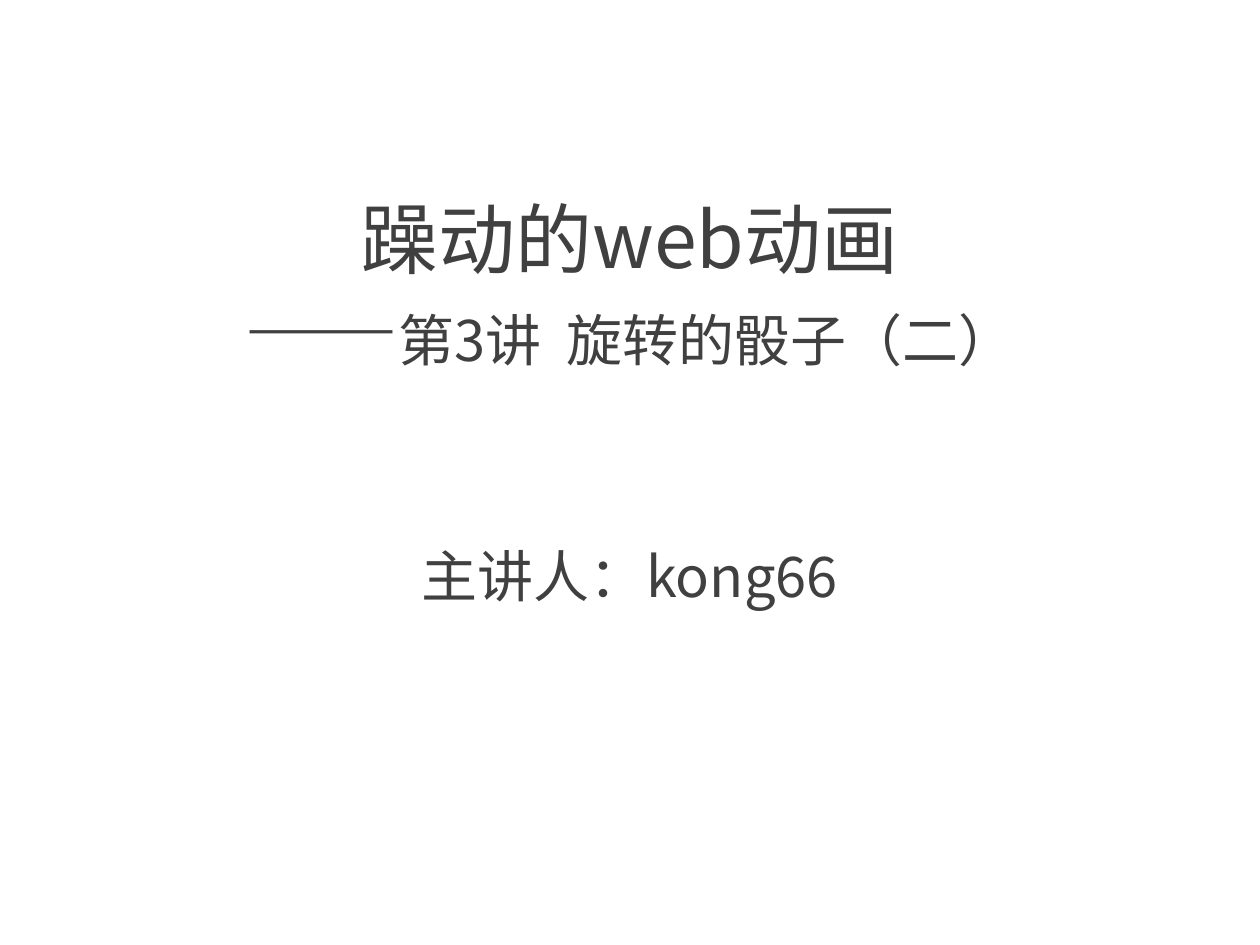
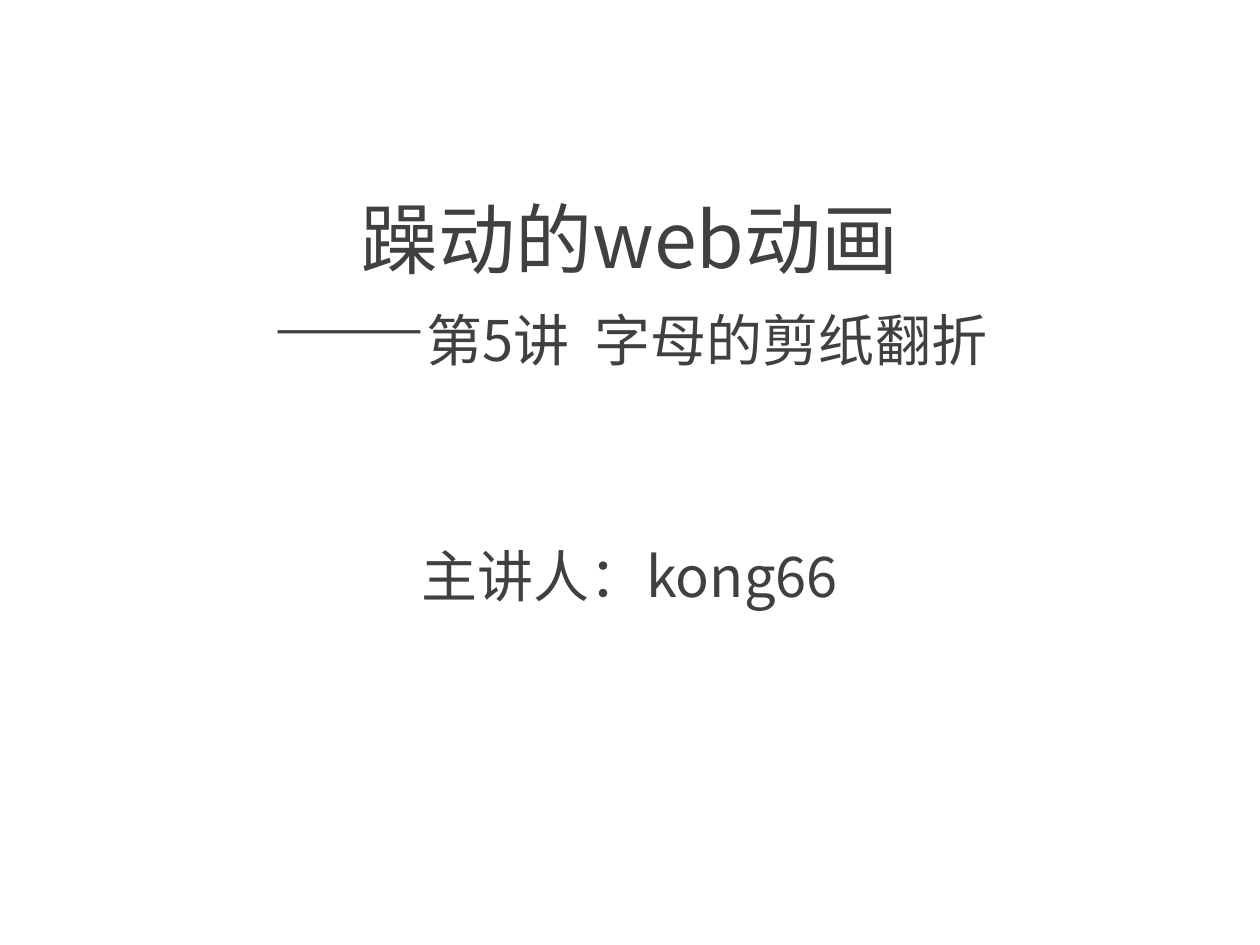
Before and after one commit to kong66/webAni, a slide deck: slide 1 of 5-3DLetter/3DLetter.pptx. Drawn at 1260x945 pixels with LibreOffice and Linux fonts; fonts in the diff are those of the drawing. Boxes give left, top, right and bottom in pixels: in the first picture for what was removed or moved away, otherwise in the second. Text is boxed around its words. In the diff, an @@ line names an element or a change of style, - is before the commit and + after.

```diff
--- a/5-3DLetter/3DLetter.pptx
+++ b/5-3DLetter/3DLetter.pptx
@@ title at [361,203,987,366]: text changed; size 32 to 44 pt @@
-躁动的web动画
-——第3讲 旋转的骰子（二）
+躁动的web动画
+——第5讲 字母的剪纸翻折
```
Also in this commit, not shown: 4 slides added, 3 slides removed, 4 other files.
